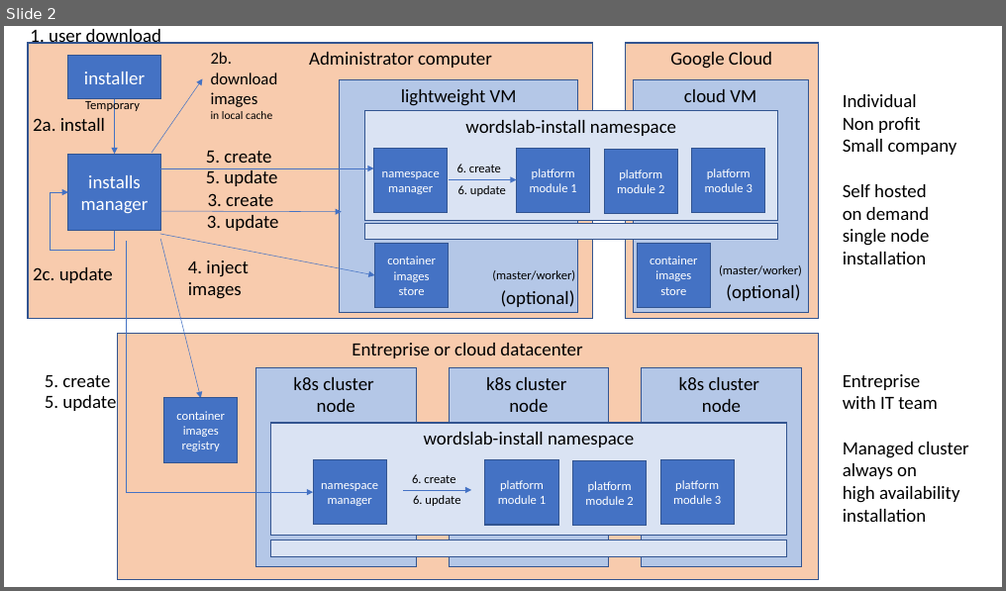
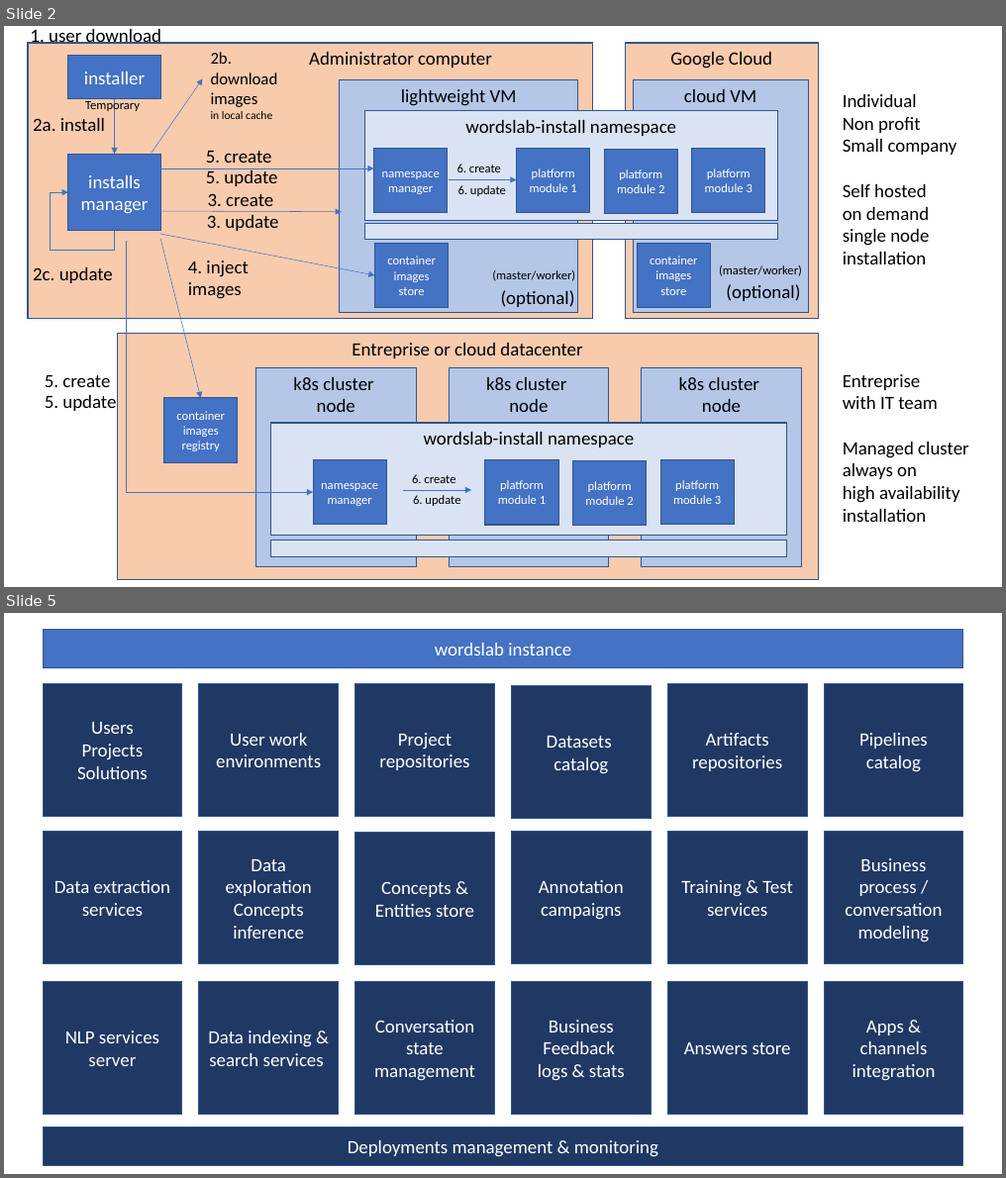
Before and after one commit to wordslab-org/wordslab, a slide deck: doc/design/infrastructure/architecture.pptx. Shown one above the other, each under a label of ours: slide 2 before the commit, slides 2 and 5 after it; the slides between them are not shown. The pictures are 1006x591 and 1006x1178 pixels, drawn with LibreOffice and Linux fonts; fonts in the diff are those of the drawing. Boxes give left, top, right and bottom in pixels: in the first picture for what was removed or moved away, otherwise in the second. Text is boxed around its words. In the diff, an @@ line names an element or a change of style, - is before the commit and + after.

```diff
--- a/doc/design/infrastructure/architecture.pptx
+++ b/doc/design/infrastructure/architecture.pptx
@@ slide 5 added at (4,613,1002,1174), background #FFFFFF @@
@@ rectangle added at (43,630,963,668), fill #4472C4, outline #325491 1 pt, 18 pt, text #FFFFFF @@
+wordslab instance
@@ rectangle added at (43,683,182,816), fill #203864, outline #325491 1 pt, 18 pt, text #FFFFFF @@
+Users
+Projects
+Solutions
@@ rectangle added at (199,683,338,816), fill #203864, outline #325491 1 pt, 18 pt, text #FFFFFF @@
+User work environments
@@ rectangle added at (355,683,494,816), fill #203864, outline #325491 1 pt, 18 pt, text #FFFFFF @@
+Project repositories
@@ rectangle added at (512,685,650,818), fill #203864, outline #325491 1 pt, 18 pt, text #FFFFFF @@
+Datasets
+catalog
@@ rectangle added at (668,684,807,817), fill #203864, outline #325491 1 pt, 18 pt, text #FFFFFF @@
+Artifacts repositories
@@ rectangle added at (824,684,963,817), fill #203864, outline #325491 1 pt, 18 pt, text #FFFFFF @@
+Pipelines catalog
@@ rectangle added at (43,832,182,964), fill #203864, outline #325491 1 pt, 18 pt, text #FFFFFF @@
+Data extraction services
@@ rectangle added at (199,832,338,964), fill #203864, outline #325491 1 pt, 18 pt, text #FFFFFF @@
+Data exploration
+Concepts inference
@@ rectangle added at (355,833,494,964), fill #203864, outline #325491 1 pt, 18 pt, text #FFFFFF @@
+Concepts & Entities store
@@ rectangle added at (512,832,650,964), fill #203864, outline #325491 1 pt, 18 pt, text #FFFFFF @@
+Annotation campaigns
@@ rectangle added at (668,832,807,964), fill #203864, outline #325491 1 pt, 18 pt, text #FFFFFF @@
+Training & Test services
@@ rectangle added at (824,832,963,964), fill #203864, outline #325491 1 pt, 18 pt, text #FFFFFF @@
+Business process / conversation modeling
@@ rectangle added at (43,982,182,1115), fill #203864, outline #325491 1 pt, 18 pt, text #FFFFFF @@
+NLP services server
@@ rectangle added at (199,982,338,1115), fill #203864, outline #325491 1 pt, 18 pt, text #FFFFFF @@
+Data indexing & search services
@@ rectangle added at (355,982,494,1115), fill #203864, outline #325491 1 pt, 18 pt, text #FFFFFF @@
+Conversation state management
@@ rectangle added at (512,982,650,1115), fill #203864, outline #325491 1 pt, 18 pt, text #FFFFFF @@
+Business
+Feedback
+logs & stats
@@ rectangle added at (668,982,807,1115), fill #203864, outline #325491 1 pt, 18 pt, text #FFFFFF @@
+Answers store
@@ rectangle added at (824,982,963,1115), fill #203864, outline #325491 1 pt, 18 pt, text #FFFFFF @@
+Apps & channels integration
@@ rectangle added at (43,1128,963,1166), fill #203864, outline #325491 1 pt, 18 pt, text #FFFFFF @@
+Deployments management & monitoring
```
Also in this commit, not shown: 2 other slides added, 3 other files.
